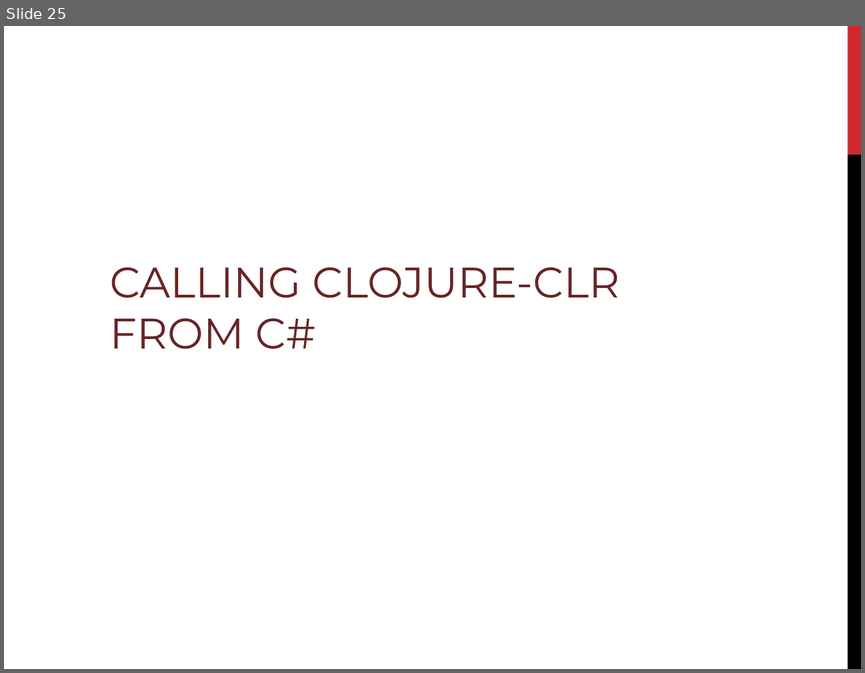
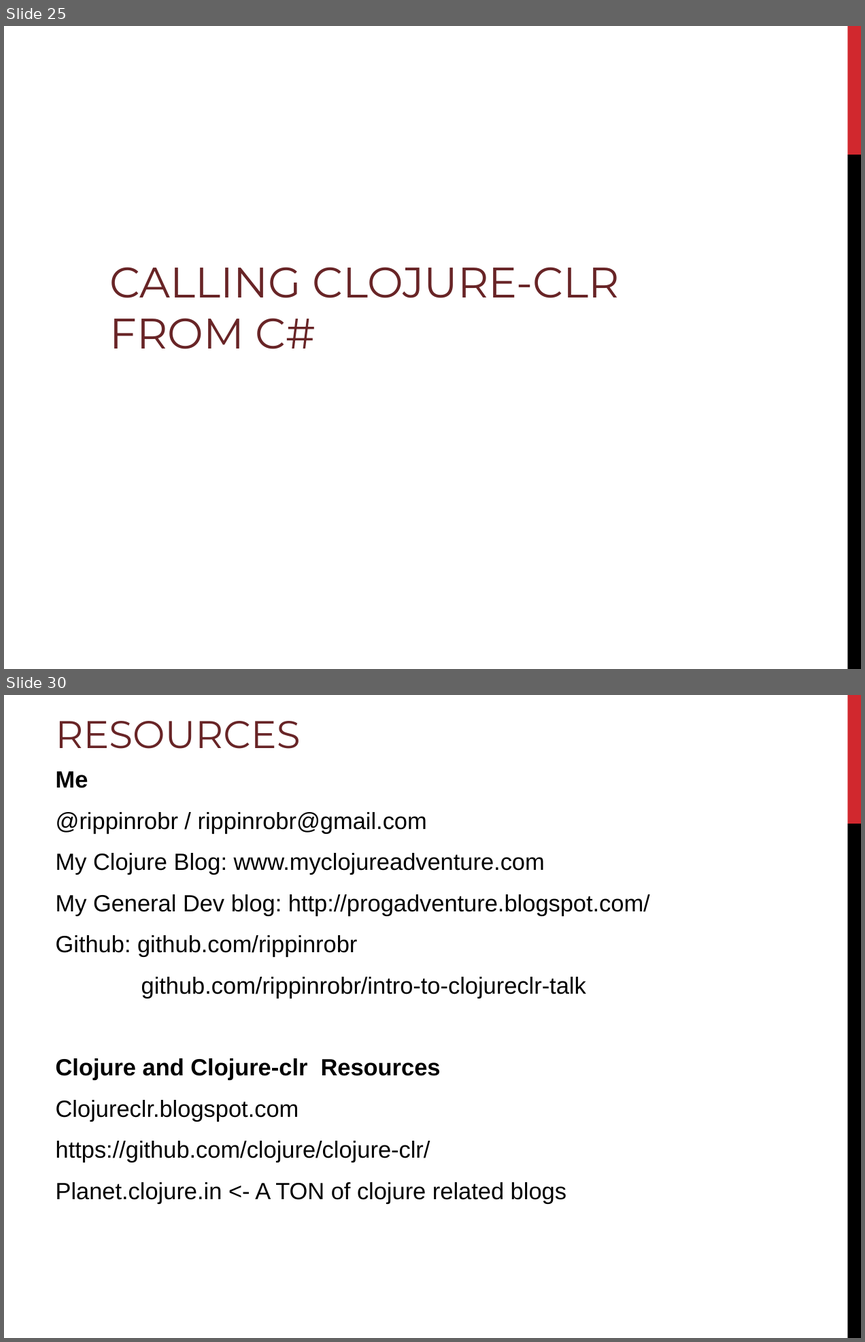
Before and after one commit to PlumpMath/intro-to-clojureclr-talk, a slide deck: slides/intro-to-clojure-clr-talk.ppt. Shown one above the other, each under a label of ours: slide 25 before the commit, slides 25 and 30 after it; the slides between them are not shown. The pictures are 865x673 and 865x1342 pixels, drawn with LibreOffice and Linux fonts; fonts in the diff are those of the drawing; background and template pictures are left out. Boxes give left, top, right and bottom in pixels: in the first picture for what was removed or moved away, otherwise in the second. Text is boxed around its words. In the diff, an @@ line names an element or a change of style, - is before the commit and + after.

Commit message:
updated build.bat to copy the export related dll/exe to the bin dir. Added/wrote the last slides.  Updated the C# demo app to do everything in the main method.

```diff
--- a/slides/intro-to-clojure-clr-talk.ppt
+++ b/slides/intro-to-clojure-clr-talk.ppt
@@ slide 30 added at (x1=4, y1=695, x2=861, y2=1338), background picture (left out); not listed: 2 template elements that a slide beside it also shows @@
@@ title added at (x1=56, y1=721, x2=300, y2=749), 46 pt, text #682426 @@
+RESOURCES
@@ text added at (x1=56, y1=771, x2=650, y2=1203), 28 pt, text #000000 @@
+Me
+@rippinrobr / rippinrobr@gmail.com
+My Clojure Blog: www.myclojureadventure.com
+My General Dev blog: http://progadventure.blogspot.com/
+Github: github.com/rippinrobr
+github.com/rippinrobr/intro-to-clojureclr-talk
+Clojure and Clojure-clr Resources
+Clojureclr.blogspot.com
+https://github.com/clojure/clojure-clr/
+Planet.clojure.in <- A TON of clojure related blogs
```
Also in this commit, not shown: 1 slide changed, 3 other slides added, 1 slide removed, 2 other files.
